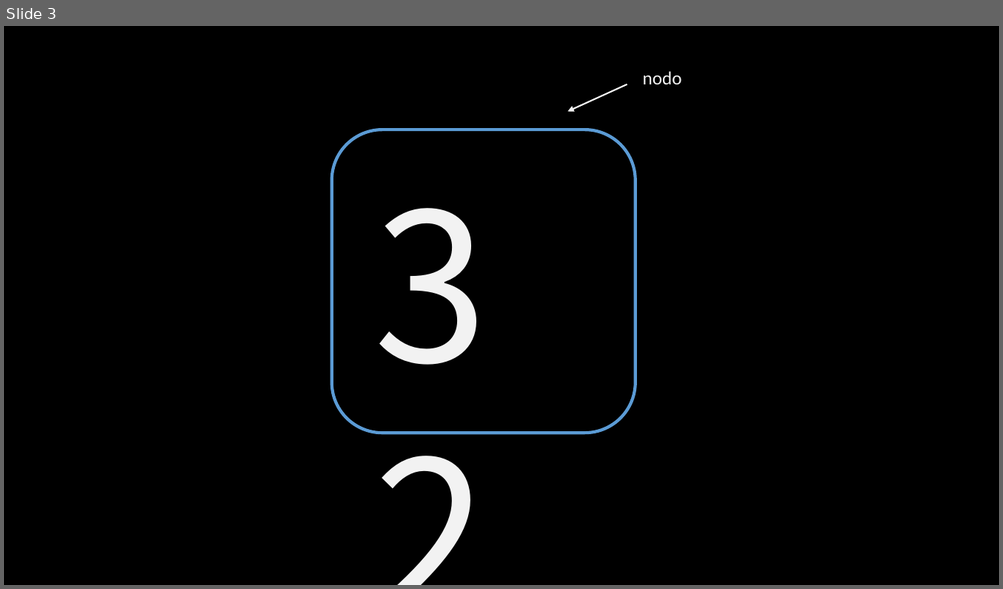
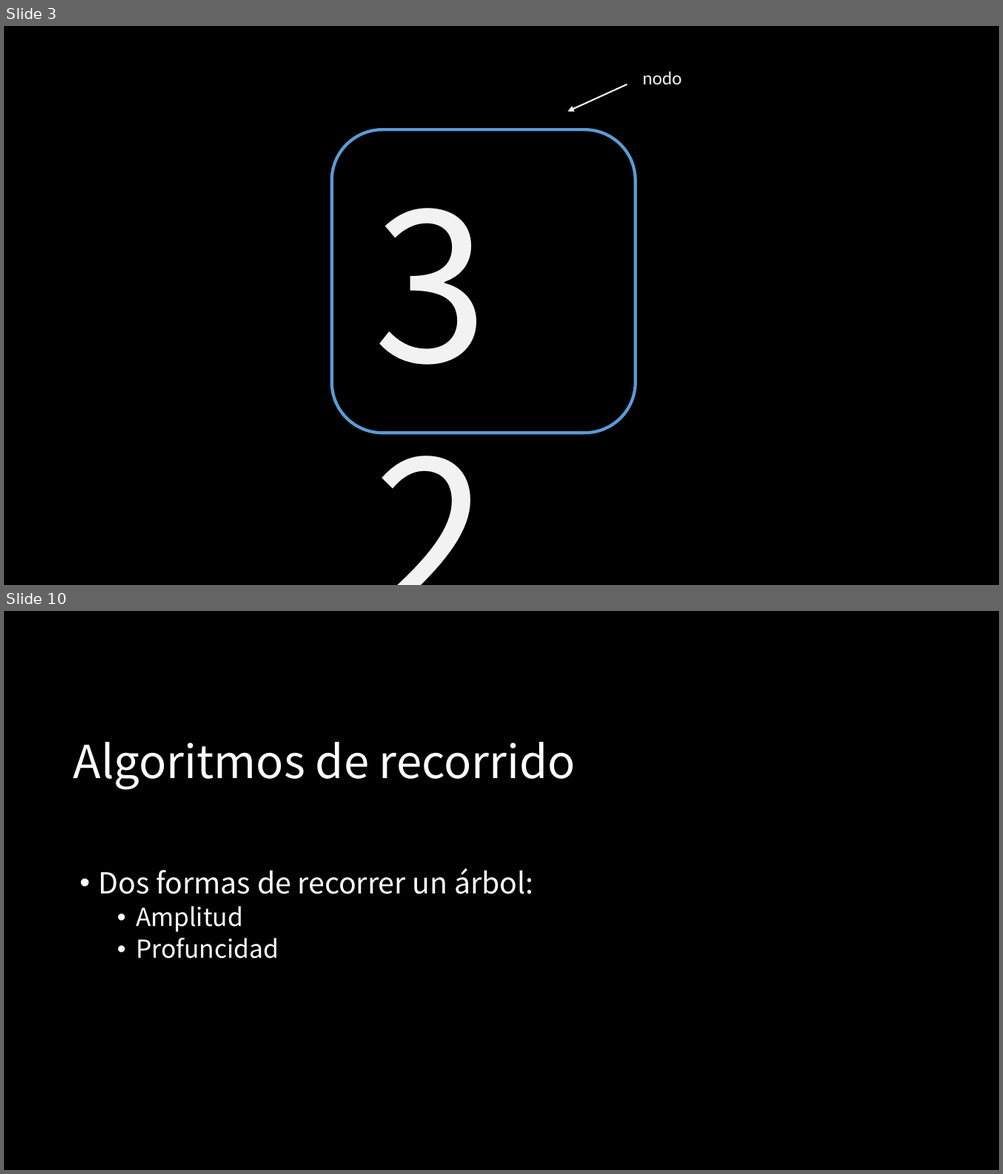
Before and after one commit to jcontrolresearch/DataStructure, a slide deck: Documents/[4]Arboles_binarios-Recorrido.pptx. Shown one above the other, each under a label of ours: slide 3 before the commit, slides 3 and 10 after it; the slides between them are not shown. The pictures are 1003x589 and 1003x1174 pixels, drawn with LibreOffice and Linux fonts; fonts in the diff are those of the drawing. Boxes give left, top, right and bottom in pixels: in the first picture for what was removed or moved away, otherwise in the second. Text is boxed around its words. In the diff, an @@ line names an element or a change of style, - is before the commit and + after.

```diff
--- a/Documents/[4]Arboles_binarios-Recorrido.pptx
+++ b/Documents/[4]Arboles_binarios-Recorrido.pptx
@@ slide 10 added at <box>4,611,999,1170</box>, background #000000 @@
@@ title added at <box>74,742,575,790</box>, 44 pt, text #FFFFFF @@
+Algoritmos de recorrido
@@ text added at <box>99,869,533,959</box>, 28 pt, text #FFFFFF @@
+• Dos formas de recorrer un árbol:
+  • Amplitud
+  • Profuncidad
```
Also in this commit, not shown: 2 slides changed, 21 other slides added.
